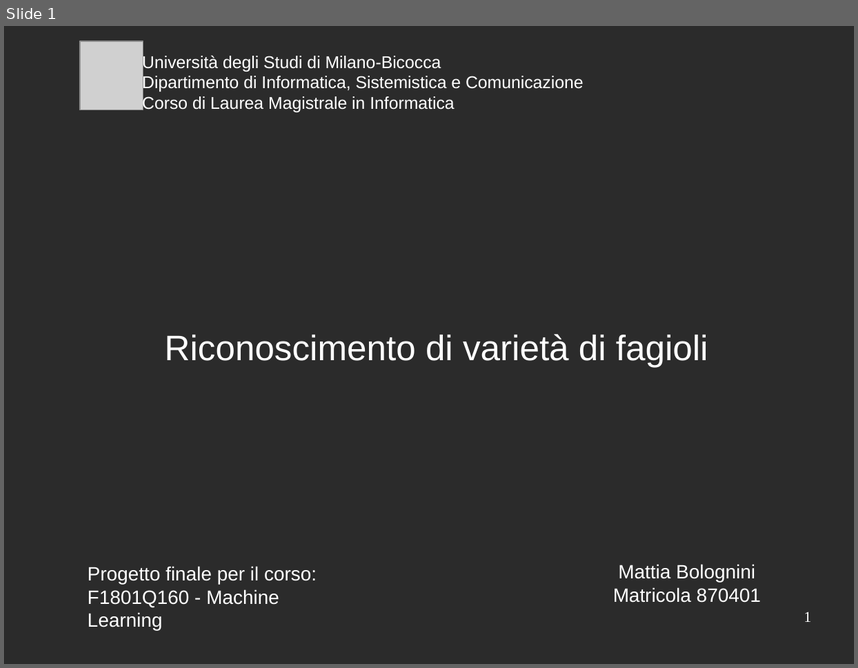
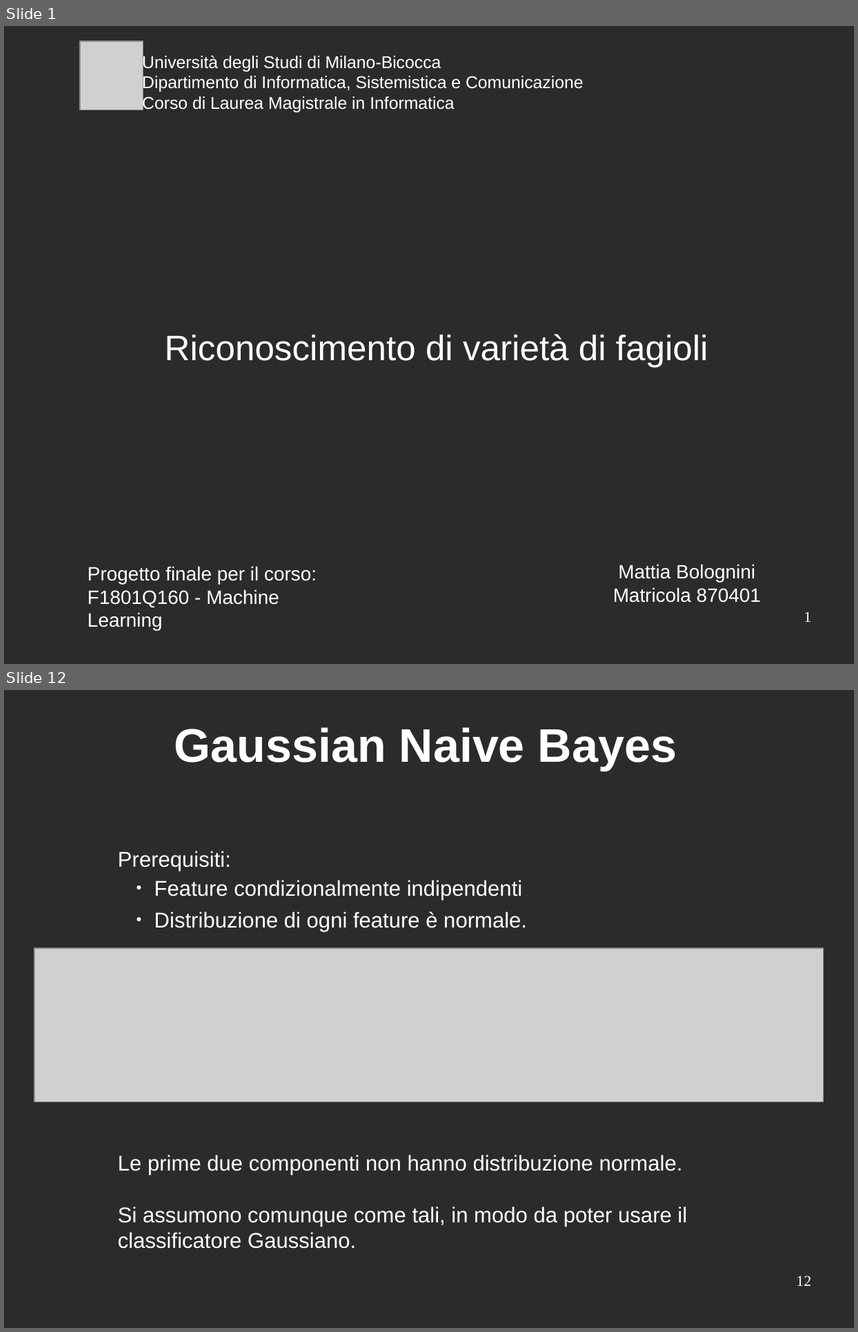
Before and after one commit to mattia010/dry_beans_ML, a slide deck: report/presentation_slides.odp. Shown one above the other, each under a label of ours: slide 1 before the commit, slides 1 and 12 after it; the slides between them are not shown. The pictures are 858x668 and 858x1332 pixels, drawn with LibreOffice and Linux fonts; fonts in the diff are those of the drawing; grey boxes stand for pictures; background and template pictures are left out; a plain dark background stands for a picture behind light text. Boxes give left, top, right and bottom in pixels: in the first picture for what was removed or moved away, otherwise in the second. Text is boxed around its words. In the diff, an @@ line names an element or a change of style, - is before the commit and + after.

```diff
--- a/report/presentation_slides.odp
+++ b/report/presentation_slides.odp
@@ slide 12 added at <box>4,690,854,1328</box>, background picture (left out) @@
@@ title added at <box>174,727,677,771</box>, 44 pt, text #FFFFFF, bold @@
+Gaussian Naive Bayes
@@ text added at <box>118,851,527,931</box>, 20 pt, text #FFFFFF @@
+Prerequisiti:
+  ● Feature condizionalmente indipendenti
+  ● Distribuzione di ogni feature è normale.
@@ picture added at <box>34,949,824,1102</box> @@
@@ text added at <box>118,1154,687,1248</box>, 20 pt, text #FFFFFF @@
+Le prime due componenti non hanno distribuzione normale.
+Si assumono comunque come tali, in modo da poter usare il classificatore Gaussiano.
@@ page number added at <box>796,1275,811,1285</box>, 14 pt, text #FFFFFF @@
+12
```
Also in this commit, not shown: 3 slides changed, 10 other slides added, 7 slides removed.
